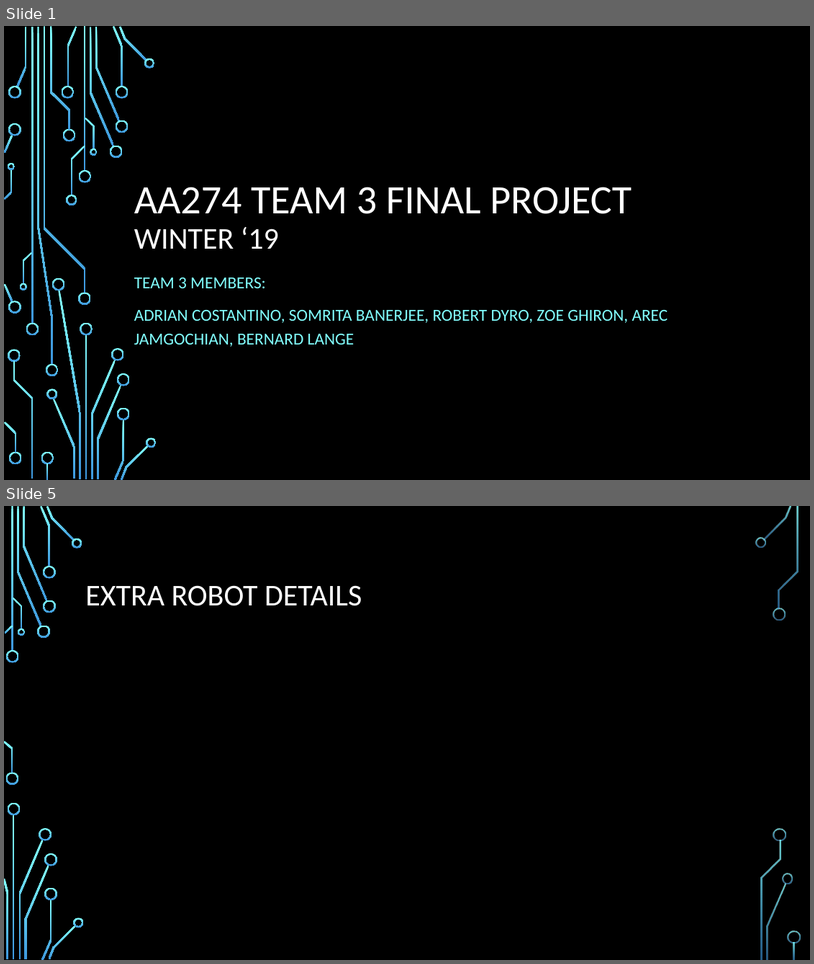
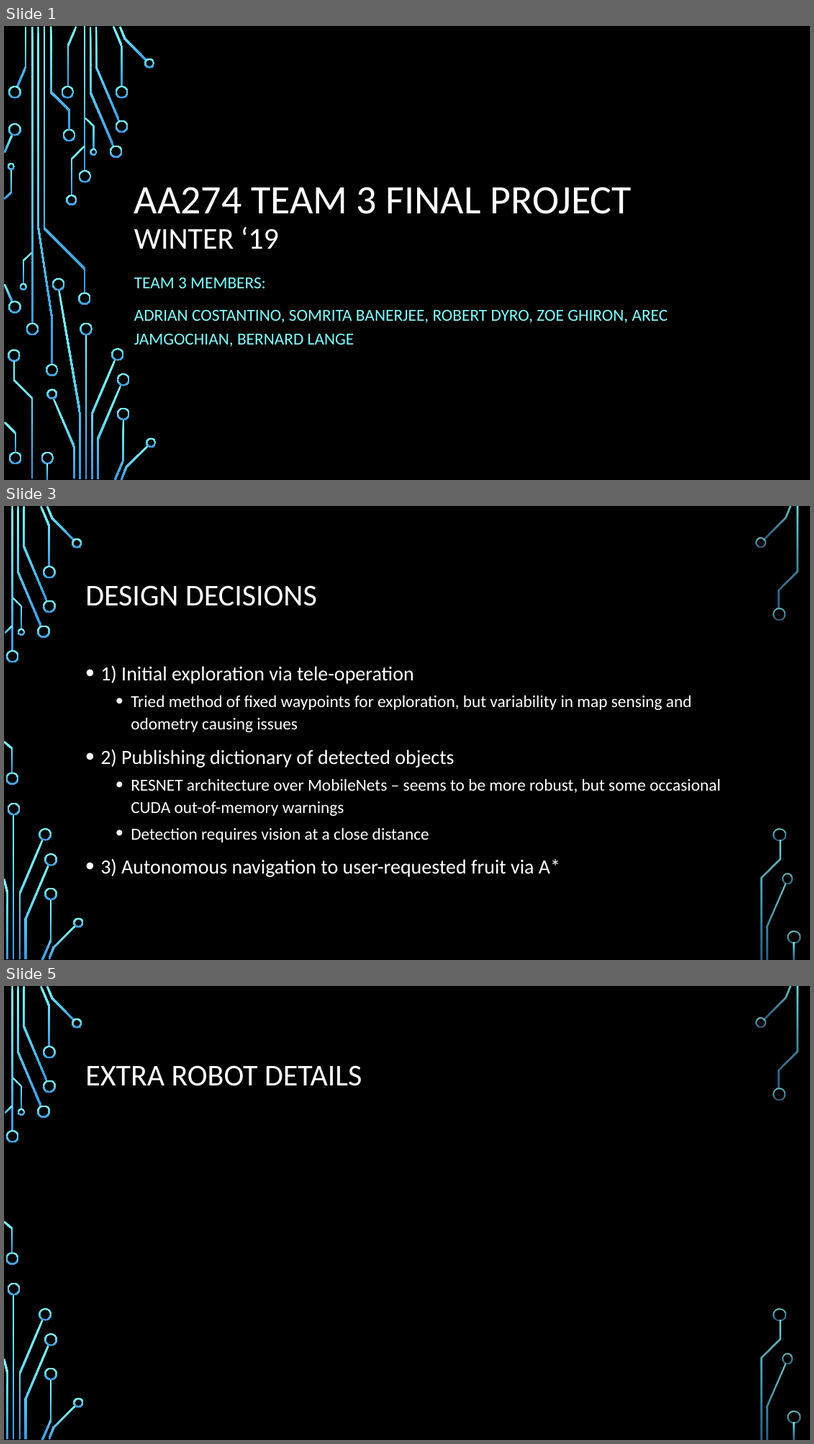
Before and after one commit to robertdyro/avg_turtlebot, a slide deck: FinalPresentation.pptx. Shown one above the other, each under a label of ours: slides 1 and 5 before the commit, slides 1, 3 and 5 after it; the slides between them are not shown. The pictures are 814x964 and 814x1444 pixels, drawn with LibreOffice and Linux fonts; fonts in the diff are those of the drawing; background and template pictures are left out. Boxes give left, top, right and bottom in pixels: in the first picture for what was removed or moved away, otherwise in the second. Text is boxed around its words. In the diff, an @@ line names an element or a change of style, - is before the commit and + after.

Commit message:
Adding to final presentation

```diff
--- a/FinalPresentation.pptx
+++ b/FinalPresentation.pptx
@@ slide 3 added at (4,506,810,960), background picture (left out); not listed: 36 template elements that a slide beside it also shows @@
@@ title added at (85,585,317,606), 36 pt, text #FFFFFF @@
+DESIGN DECISIONS
@@ text added at (100,665,721,877), 20 pt, text #FFFFFF @@
+• 1) Initial exploration via tele-operation
+  • Tried method of fixed waypoints for exploration, but variability in map sensing and odometry causing issues
+• 2) Publishing dictionary of detected objects
+  • RESNET architecture over MobileNets – seems to be more robust, but some occasional CUDA out-of-memory warnings
+  • Detection requires vision at a close distance
+• 3) Autonomous navigation to user-requested fruit via A*
```
Also in this commit, not shown: 2 slides changed, 1 slide removed.
